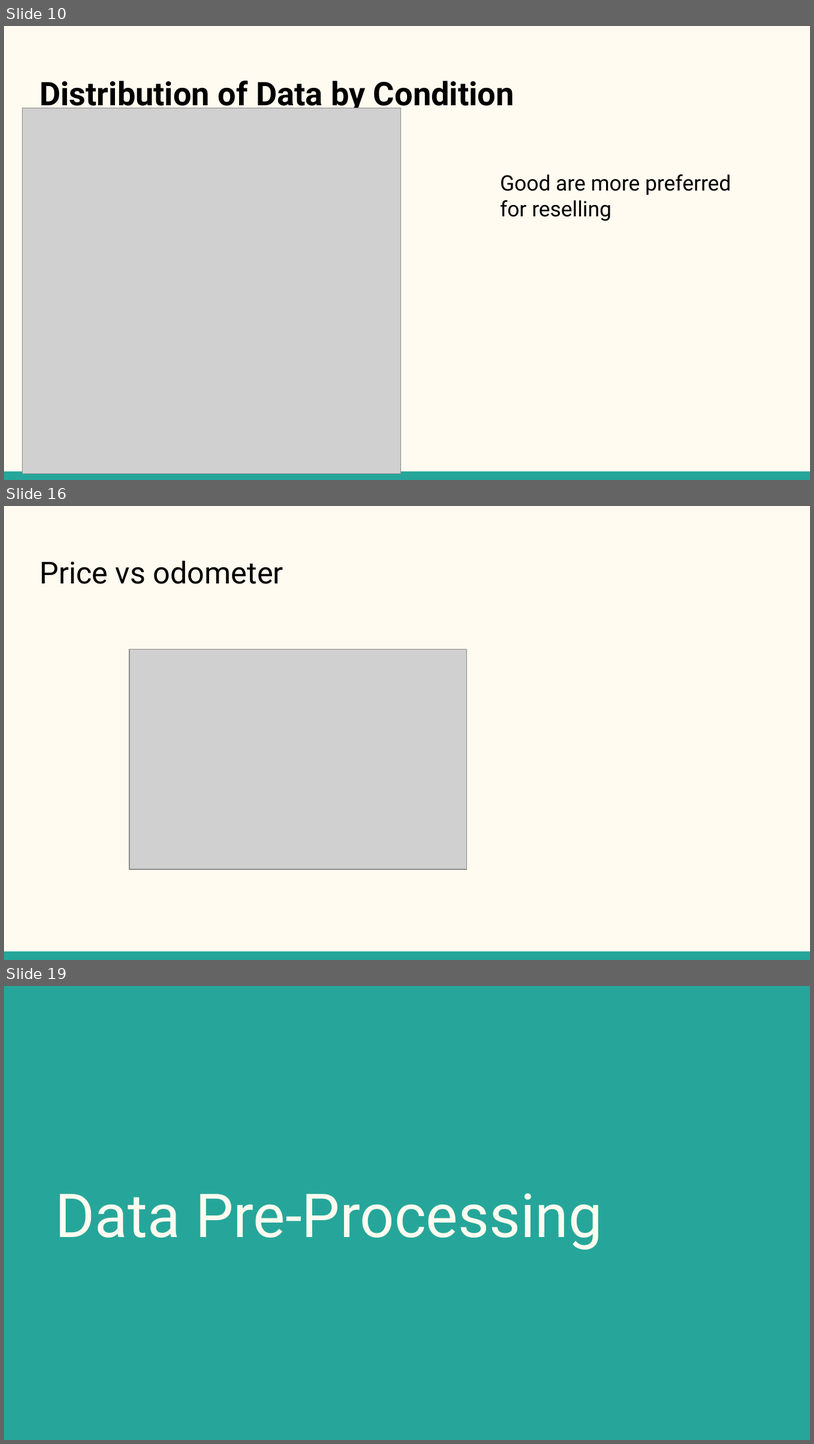
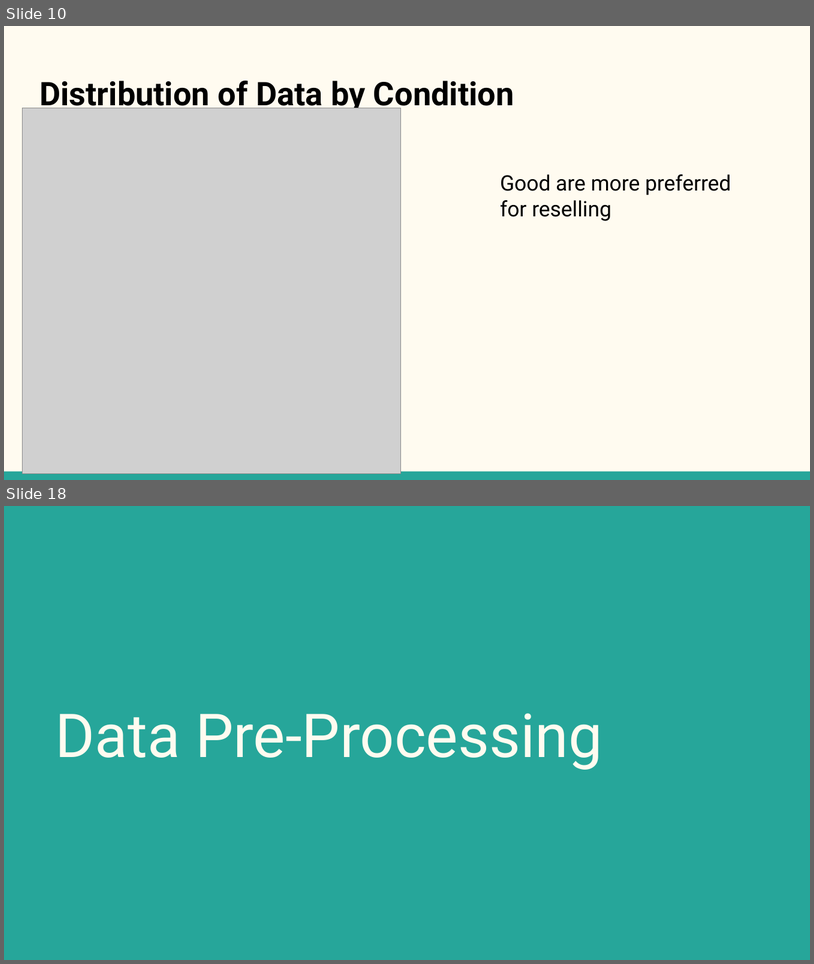
Before and after one commit to harshalad0302/255_project, a slide deck: 255Project- Used Cars.pptx. Shown one above the other, each under a label of ours: slides 10, 16 and 19 before the commit, slides 10 and 18 after it; the slides between them are not shown. The pictures are 814x1444 and 814x964 pixels, drawn with LibreOffice and Linux fonts; fonts in the diff are those of the drawing; grey boxes stand for pictures. Boxes give left, top, right and bottom in pixels: in the first picture for what was removed or moved away, otherwise in the second. Text is boxed around its words. In the diff, an @@ line names an element or a change of style, - is before the commit and + after.

```diff
--- a/255Project- Used Cars.pptx
+++ b/255Project- Used Cars.pptx
@@ slide 16 removed at [4,506,810,960], background #FFFBF0; not listed: 1 template element that a slide beside it also shows @@
@@ title removed at [39,561,284,584] @@
-Price vs odometer
@@ picture removed at [130,649,468,869] @@
@@ what was slide 19 is now slide 18 @@
```
Also in this commit, not shown: 18 slides changed, 3 slides added.
